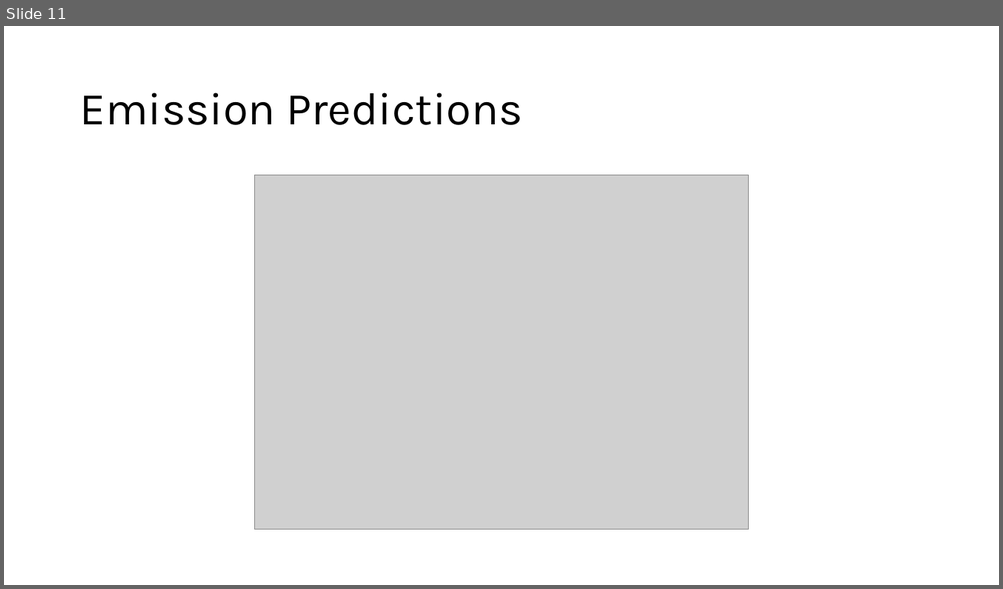
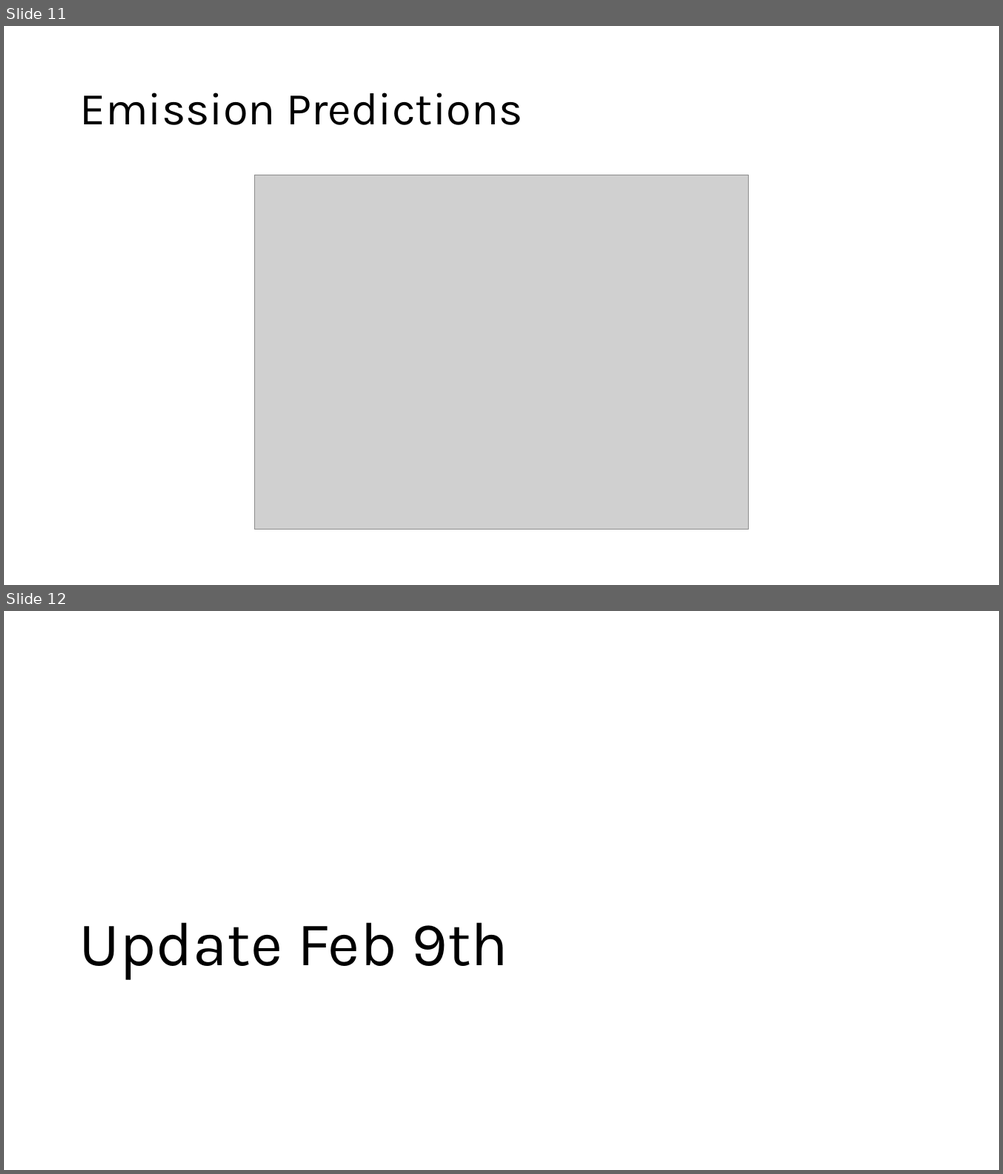
Before and after one commit to jroblar/ndc_evaluation, a slide deck: docs/new_model_updated.pptx. Shown one above the other, each under a label of ours: slide 11 before the commit, slides 11 and 12 after it. The pictures are 1003x589 and 1003x1174 pixels, drawn with LibreOffice and Linux fonts; fonts in the diff are those of the drawing; grey boxes stand for pictures. Boxes give left, top, right and bottom in pixels: in the first picture for what was removed or moved away, otherwise in the second. Text is boxed around its words. In the diff, an @@ line names an element or a change of style, - is before the commit and + after.

```diff
--- a/docs/new_model_updated.pptx
+++ b/docs/new_model_updated.pptx
@@ slide 12 added at <box>4,611,999,1170</box>, background #FFFFFF @@
@@ title added at <box>79,923,509,980</box>, 60 pt, text #000000 @@
+Update Feb 9th
```
Also in this commit, not shown: 2 other slides added, 12 other files.
